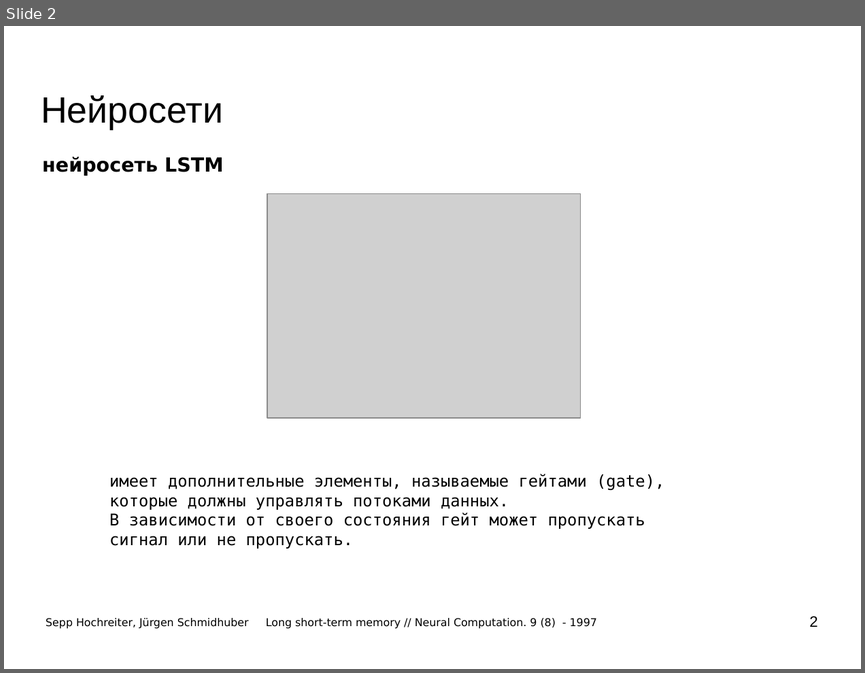
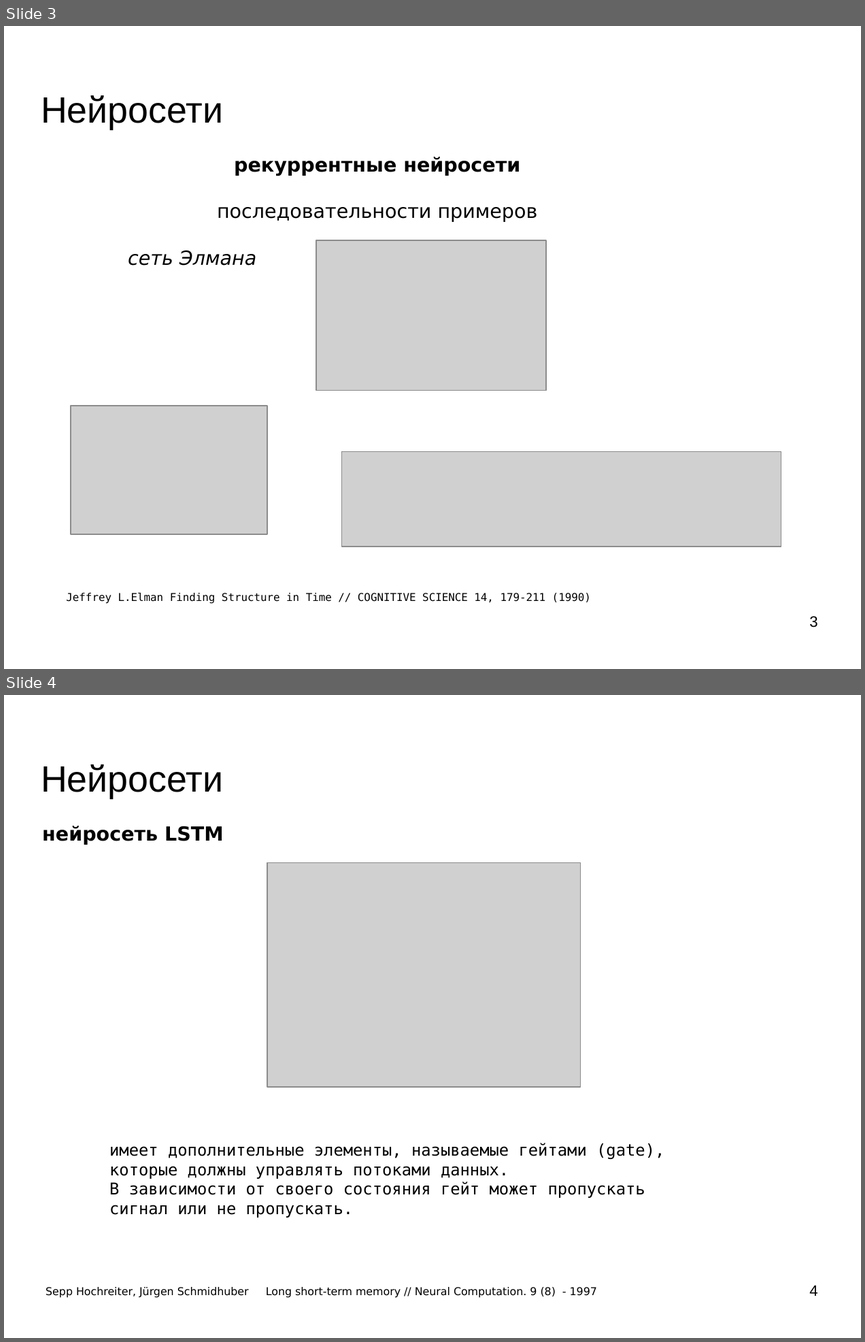
Before and after one commit to mechanoid5/ml_lectorium_legacy, a slide deck: 21-chatbot.odp. Shown one above the other, each under a label of ours: slide 2 before the commit, slides 3 and 4 after it. The pictures are 865x673 and 865x1342 pixels, drawn with LibreOffice and Linux fonts; fonts in the diff are those of the drawing; grey boxes stand for pictures; background and template pictures are left out. Boxes give left, top, right and bottom in pixels: in the first picture for what was removed or moved away, otherwise in the second. Text is boxed around its words. In the diff, an @@ line names an element or a change of style, - is before the commit and + after.

```diff
--- a/21-chatbot.odp
+++ b/21-chatbot.odp
@@ slide 3 added at (x1=4, y1=26, x2=861, y2=669), background picture (left out) @@
@@ title added at (x1=41, y1=95, x2=223, y2=129), 33.9 pt, text #000000 @@
+Нейросети
@@ text added at (x1=128, y1=157, x2=538, y2=265), 18 pt, text #000000 @@
+рекуррентные нейросети
+последовательности примеров
+сеть Элмана
@@ picture added at (x1=317, y1=241, x2=547, y2=390) @@
@@ picture added at (x1=71, y1=405, x2=268, y2=534) @@
@@ picture added at (x1=342, y1=451, x2=781, y2=546) @@
@@ text added at (x1=66, y1=592, x2=591, y2=603), 10 pt, text #000000 @@
+Jeffrey L.Elman Finding Structure in Time // COGNITIVE SCIENCE 14, 179-211 (1990)
@@ page number added at (x1=809, y1=616, x2=817, y2=627), 14 pt, text #000000 @@
+3
@@ what was slide 2 is now slide 4 @@
@@ page number at (x1=809, y1=1285, x2=817, y2=1295): text changed @@
-2
+4
```
Also in this commit, not shown: 1 slide changed, 10 other slides added, 8 other files.
